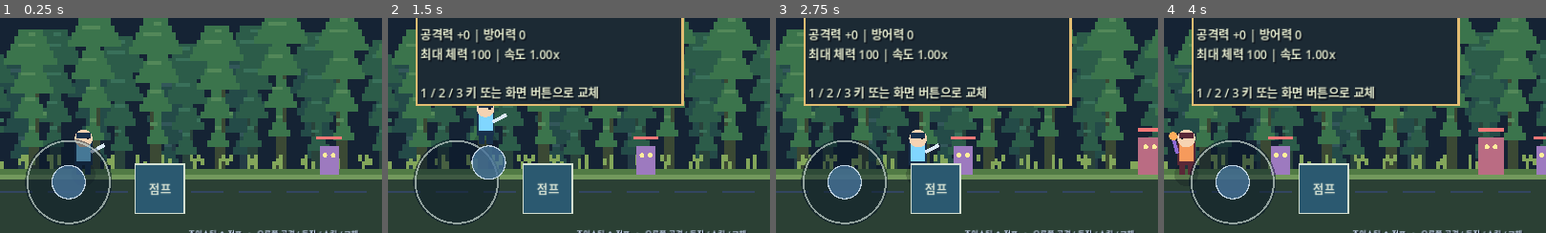
Above: before the commit, frames 1-4 (left to right).
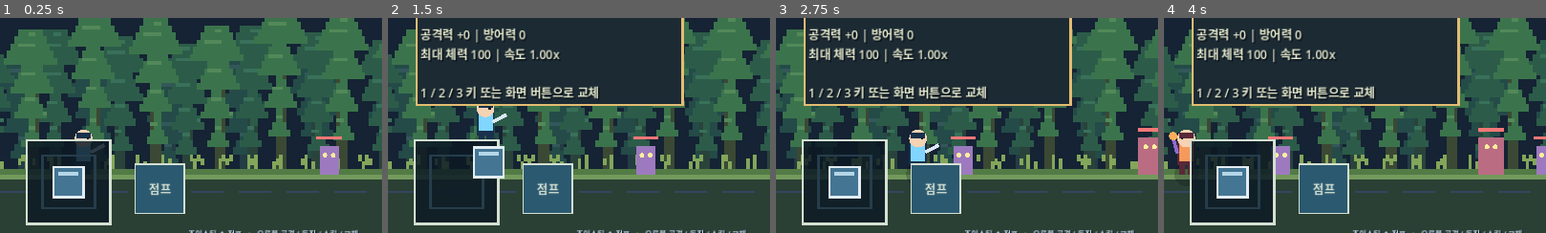
Above: after the commit, the same moments.

Repository: ogw07222-tech/eclipse
Game: Godot game, scene res://scenes/main.tscn
Same seed, same stepped clock (60 frames per second), same inputs: the game is played once before the commit and once after it.
Inputs (mouse positions are % of the whole screen's width and height, from its top left):
- Up to frame 1 (0.25 s): no input
- Up to frame 2 (1.5 s): click "장비" at 0.5 s; tap Enter at 1.25 s; drag from (9, 83) to (60, 28) at 1.27 s
- Up to frame 3 (2.75 s): drag from (30, 55) to (45, 70) at 2.02 s
- Up to frame 4 (4 s): move the mouse to (60, 28) at 2.77 s; hold A (left) 2.78-3.5 s; tap L (swap) at 2.85 s; drag from (45, 70) to (20, 35) at 3.52 s
The pictures show only the part of the screen within x 0-50%, y 45-95%; the shares and areas given below are measured in that part.

The runs differ from the first frame. In frame 1, 4.4% of the frame differs, in the area x 6-30%, y 56-97%; in frame 2, 4.0%; in frame 3, 4.2%; in frame 4, 4.3%.

Commit message:
style: replace circular joystick artwork with pixel-grid rectangles

Diff:
--- a/scripts/touch_joystick.gd
+++ b/scripts/touch_joystick.gd
@@ -43,8 +43,12 @@
   direction_changed.emit(x, stick.y < -0.52)
   queue_redraw()
 func _draw() -> void:
-  var center := size * 0.5
-  draw_circle(center, 73.0, Color("#091728", 0.49))
-  draw_arc(center, 69.0, 0.0, TAU, 44, Color("#d5e4dd", 0.64), 3.0)
-  draw_circle(center + stick * MAX_RADIUS, 28.0, Color("#47739a", 0.8))
-  draw_arc(center + stick * MAX_RADIUS, 28.0, 0.0, TAU, 32, Color("#e1f1ff", 0.8), 2.0)
+  var center := (size * 0.5).round()
+  var base := Rect2(center - Vector2(70, 70), Vector2(140, 140))
+  draw_rect(base, Color("#0c1924", 0.84))
+  draw_rect(base, Color("#d4e0d2"), false, 4.0, false)
+  draw_rect(Rect2(center - Vector2(44, 44), Vector2(88, 88)), Color("#263d4c"), false, 4.0, false)
+  var knob := (center + stick * MAX_RADIUS).round()
+  draw_rect(Rect2(knob - Vector2(25, 25), Vector2(50, 50)), Color("#447593"))
+  draw_rect(Rect2(knob - Vector2(25, 25), Vector2(50, 50)), Color("#e2edf3"), false, 4.0, false)
+  draw_rect(Rect2(knob - Vector2(17, 17), Vector2(34, 6)), Color("#b3d6e8"))
